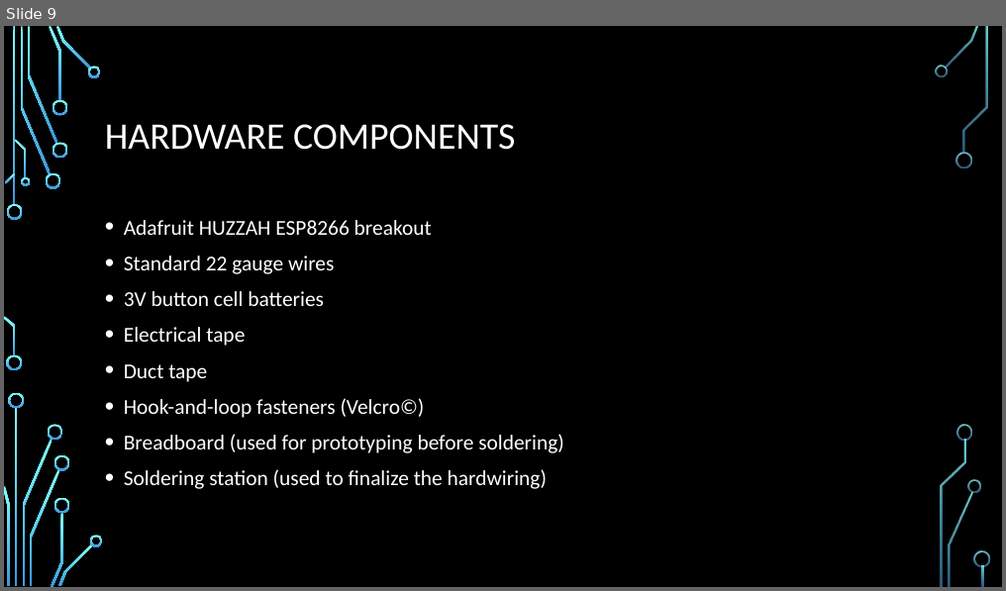
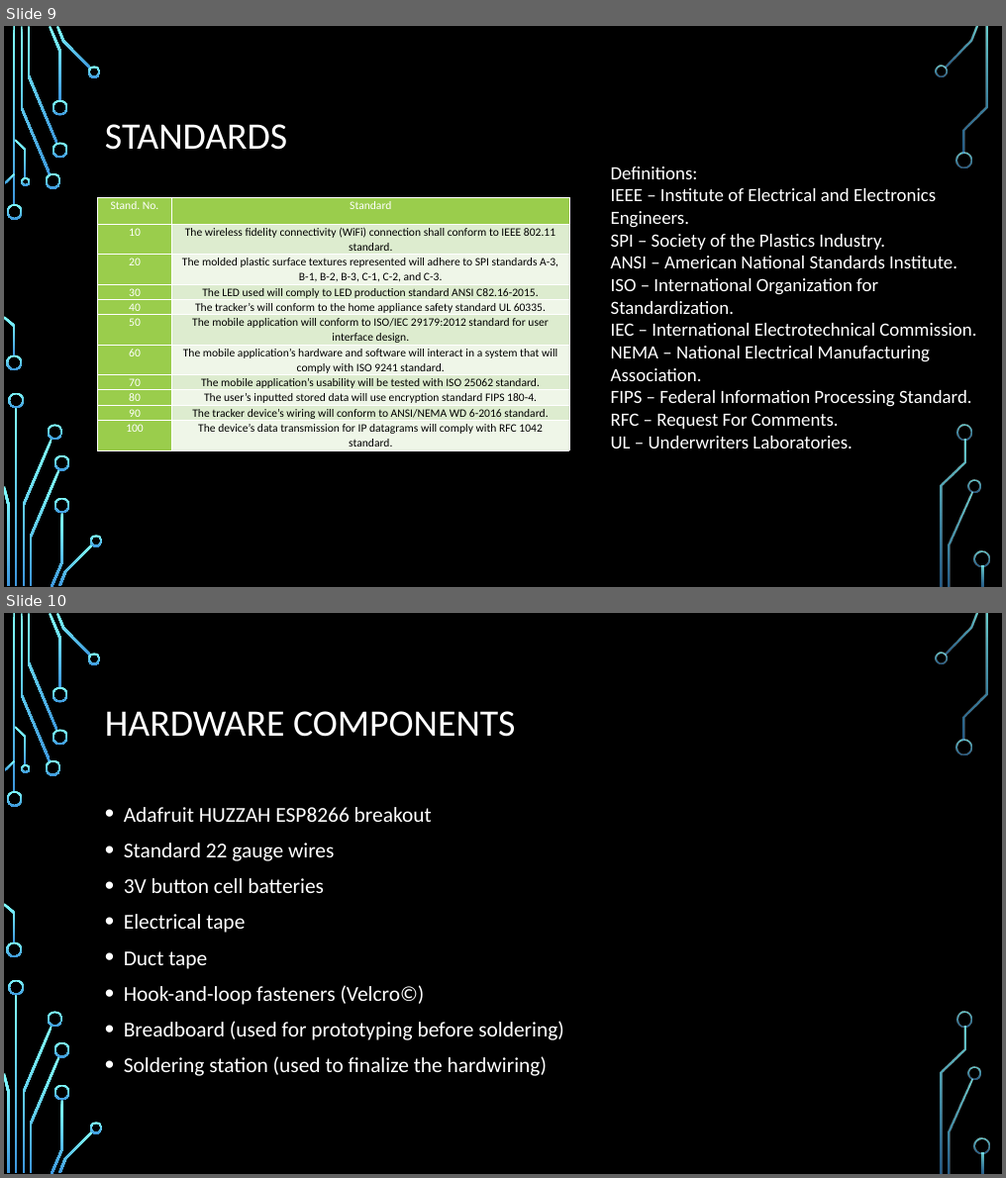
Before and after one commit to dontaylor6000/Group27_Tracker, a slide deck: Documentation/PDR.pptx. Shown one above the other, each under a label of ours: slide 9 before the commit, slides 9 and 10 after it. The pictures are 1006x591 and 1006x1178 pixels, drawn with LibreOffice and Linux fonts; fonts in the diff are those of the drawing; background and template pictures are left out. Boxes give left, top, right and bottom in pixels: in the first picture for what was removed or moved away, otherwise in the second. Text is boxed around its words. In the diff, an @@ line names an element or a change of style, - is before the commit and + after.

```diff
--- a/Documentation/PDR.pptx
+++ b/Documentation/PDR.pptx
@@ slide 9 added at bbox=[4, 26, 1002, 587], background picture (left out); not listed: 36 template elements that a slide beside it also shows @@
@@ title added at bbox=[105, 124, 287, 150], 36 pt, text #FFFFFF @@
+STANDARDS
@@ text added at bbox=[611, 167, 976, 449], 18 pt, text #FFFFFF @@
+Definitions:
+IEEE – Institute of Electrical and Electronics Engineers.
+SPI – Society of the Plastics Industry.
+ANSI – American National Standards Institute.
+ISO – International Organization for Standardization.
+IEC – International Electrotechnical Commission.
+NEMA – National Electrical Manufacturing Association.
+FIPS – Federal Information Processing Standard.
+RFC – Request For Comments.
+UL – Underwriters Laboratories.
@@ table added at bbox=[98, 197, 570, 451], 11 rows, 2 columns @@
+Stand. No. | Standard
+10 | The wireless fidelity connectivity (WiFi) connection shall conform to IEEE 802.11 standard.
+20 | The molded plastic surface textures represented will adhere to SPI standards A-3, B-1, B-2, B-3, C-1, C-2, and C-3.
+30 | The LED used will comply to LED production standard ANSI C82.16-2015.
+40 | The tracker’s will conform to the home appliance safety standard UL 60335.
+50 | The mobile application will conform to ISO/IEC 29179:2012 standard for user interface design.
+60 | The mobile application’s hardware and software will interact in a system that will comply with ISO 9241 standard.
+70 | The mobile application’s usability will be tested with ISO 25062 standard.
+80 | The user’s inputted stored data will use encryption standard FIPS 180-4.
+90 | The tracker device’s wiring will conform to ANSI/NEMA WD 6-2016 standard.
+100 | The device’s data transmission for IP datagrams will comply with RFC 1042 standard.
@@ what was slide 9 is now slide 10 @@
```
Also in this commit, not shown: 2 slides changed, 12 other slides added, 4 slides removed.
